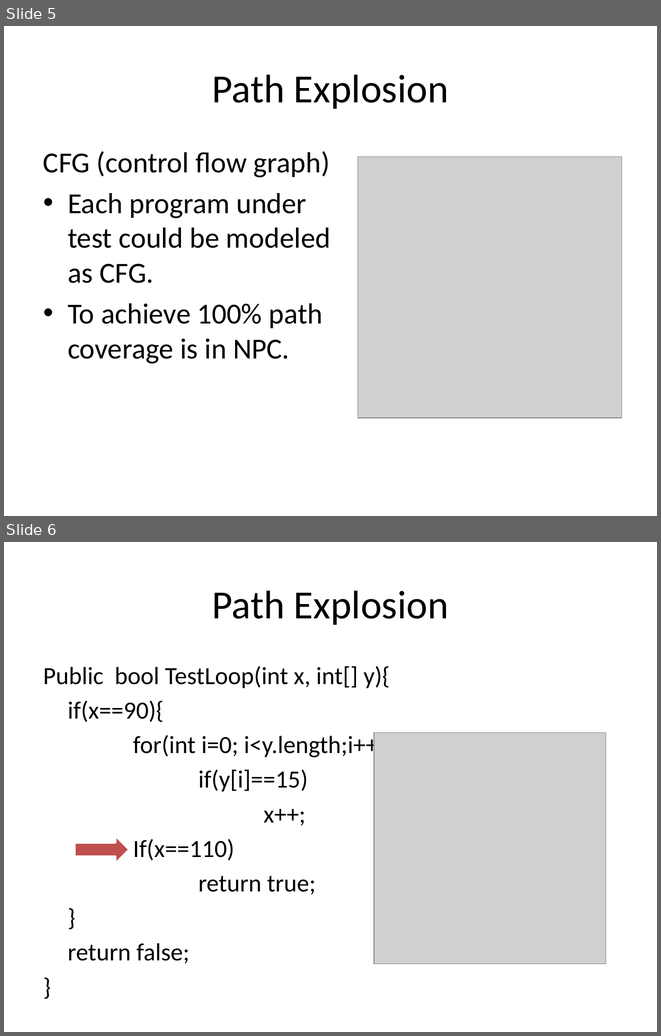
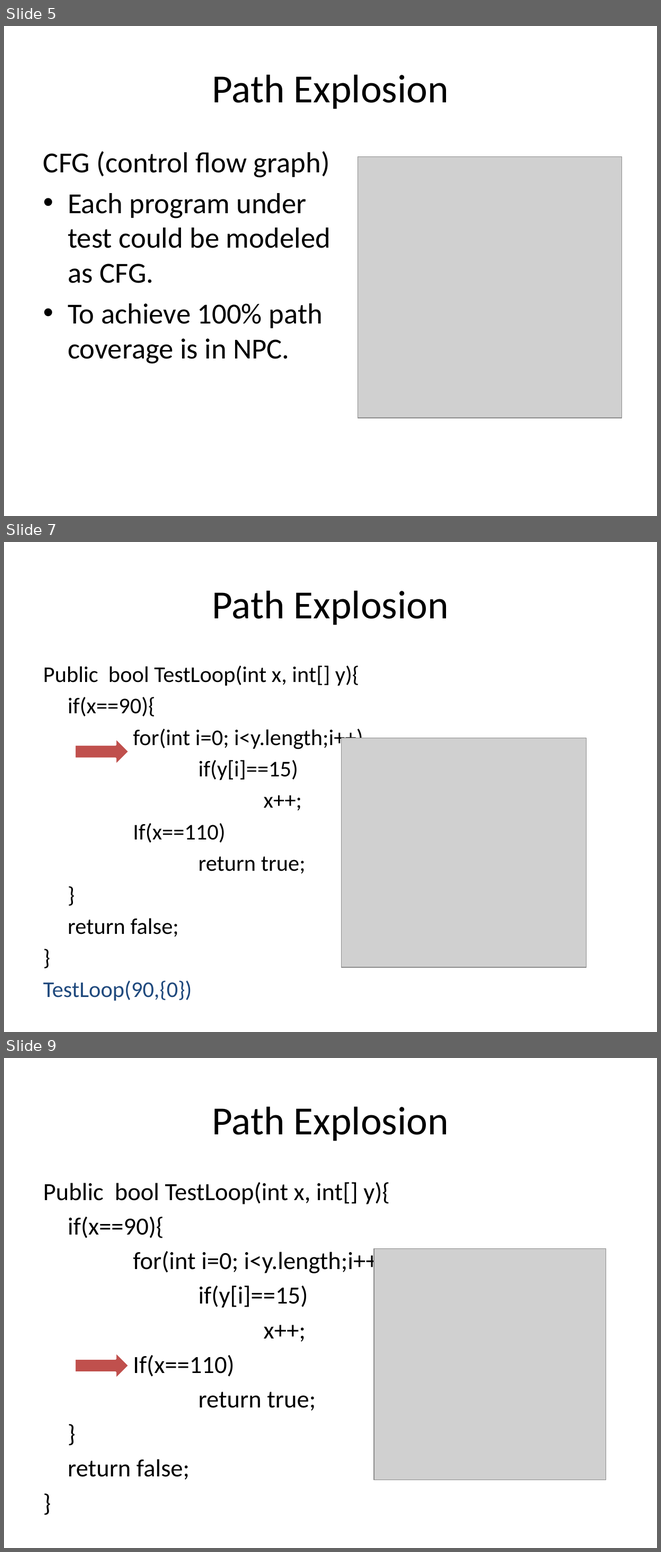
Before and after one commit to mentaman/cspat, a slide deck: Course/707 Theory of Computation/Fitness Guided Path Exploration in Automated Test Generation.pptx. Shown one above the other, each under a label of ours: slides 5 and 6 before the commit, slides 5, 7 and 9 after it; the slides between them are not shown. The pictures are 661x1036 and 661x1552 pixels, drawn with LibreOffice and Linux fonts; fonts in the diff are those of the drawing; grey boxes stand for pictures; background and template pictures are left out. Boxes give left, top, right and bottom in pixels: in the first picture for what was removed or moved away, otherwise in the second. Text is boxed around its words. In the diff, an @@ line names an element or a change of style, - is before the commit and + after.

```diff
--- a/Course/707 Theory of Computation/Fitness Guided Path Exploration in Automated Test Generation.pptx
+++ b/Course/707 Theory of Computation/Fitness Guided Path Exploration in Automated Test Generation.pptx
@@ slide 7 added at [4, 542, 657, 1032], background picture (left out) @@
@@ title added at [212, 590, 449, 625], 44 pt, text #000000 @@
+Path Explosion
@@ text added at [43, 665, 363, 937], 24.8 pt, text #000000 @@
+Public bool TestLoop(int x, int[] y){
+if(x==90){
+for(int i=0; i<y.length;i++)
+if(y[i]==15)
+x++;
+If(x==110)
+return true;
+}
+return false;
+}
+TestLoop(90,{0})
@@ right arrow added at [74, 738, 129, 765], fill #C0504D, outline #C7EDCC 2 pt @@
@@ picture added at [342, 738, 586, 967] @@
@@ what was slide 6 is now slide 9 @@
```
Also in this commit, not shown: 3 other slides added, 1 slide removed.
